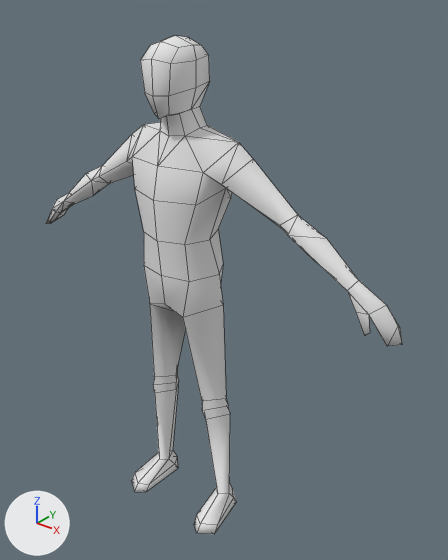
Before and after pictures for a commit that changed the FBX model Assets/Game Elements/Ragdoll Assets/Supporting Elements/Ragdoll Package.fbx.
The view is the same before and after, from a 50 mm camera at (2.25, -2.46, 3.23) aimed at (0.17, 0.14, 1.62). Every picture has the same lights, and +X, +Y and +Z are marked at lower left. Mesh edges are drawn as thin lines.

The first picture shows 'HumanoidBase_NotOverlapping'.
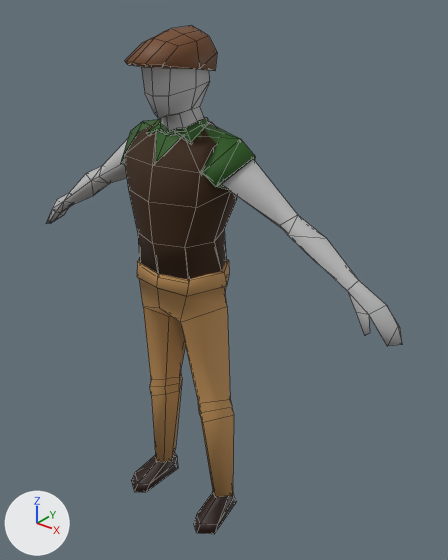
Changed parts and their boxes (x1, y1, x2, y2) in the pictures (448 x 560 px):
'HumanoidBase_NotOverlapping', recoloured (white to grey): (46, 35, 402, 534) in both
'Pants', added: after (137, 259, 234, 497)
'Sweater Vest', added (brown): after (124, 122, 237, 280)
'Shirt', added (green): after (120, 117, 255, 189)
'Hat', added (brown): after (125, 26, 217, 71)
part 1 of me_humanoidbase_notoverlapping, recoloured: (131, 452, 237, 534) in both

What changed in the scene script:
```text
Change mat_humanoid_notoverlapping:
    mat_humanoid_notoverlapping.base_color: (0.8, 0.8, 0.8) -> (0.489, 0.489, 0.489)  # white #e7e7e7 -> grey #bababa
Add mat_shoes:
    mat_shoes = principled_material('Shoes')
    mat_shoes.base_color = (0.0215, 0.00667, 0.00223)  # black #281307
Add mat_shirt:
    mat_shirt = principled_material('Shirt')
    mat_shirt.base_color = (0.0222, 0.107, 0.00952)  # dark green #295c19
    mat_shirt.roughness = 0.676
Add mat_sweater_vest:
    mat_sweater_vest = principled_material('Sweater Vest')
    mat_sweater_vest.base_color = (0.038, 0.0133, 0.0)  # brown #371e00
    mat_sweater_vest.roughness = 0.865
Add mat_pants:
    mat_pants = principled_material('Pants')
    mat_pants.base_color = (0.571, 0.308, 0.106)  # orange #c7975c
    mat_pants.roughness = 0.681
Add mat_hat:
    mat_hat = principled_material('Hat')
    mat_hat.base_color = (0.167, 0.0603, 0.0157)  # brown #724522
    mat_hat.roughness = 0.573
Change me_humanoidbase_notoverlapping:
    where me_humanoidbase_notoverlapping.from_pydata(...)  # 203 vertices, 246 faces; spans x -1.33..1.33, y -0.3..0.17, z 0.0..2.97
    used by ob_humanoidbase_notoverlapping; location = (0.002, 0.0, 0.0)
    me_humanoidbase_notoverlapping part 1: all 32 faces centred in x -0.35..0.35, y -0.26..0.09, z 0.0..0.09 switch from mat_humanoid_notoverlapping (white #e7e7e7) to mat_shoes (black #281307)
Add me_humanoidbase_notoverlapping_007:
    me_humanoidbase_notoverlapping_007.from_pydata(...)  # 138 vertices, 170 faces; spans x -0.448..0.448, y -0.269..0.187, z 1.724..2.573
    me_humanoidbase_notoverlapping_007.materials.append(mat_shirt)  # dark green #295c19
Add me_humanoidbase_notoverlapping_008:
    me_humanoidbase_notoverlapping_008.from_pydata(...)  # 82 vertices, 94 faces; spans x -0.313..0.313, y -0.284..0.195, z 1.723..2.549
    me_humanoidbase_notoverlapping_008.materials.append(mat_sweater_vest)  # brown #371e00
Add me_humanoidbase_notoverlapping_006:
    me_humanoidbase_notoverlapping_006.from_pydata(...)  # 166 vertices, 170 faces; spans x -0.35..0.35, y -0.26..0.22, z 0.13..1.77
    me_humanoidbase_notoverlapping_006.materials.append(mat_pants)  # orange #c7975c
Add me_humanoidbase_notoverlapping_005:
    me_humanoidbase_notoverlapping_005.from_pydata(...)  # 64 vertices, 64 faces; spans x -0.157..0.157, y -0.338..0.165, z 2.801..3.014
    me_humanoidbase_notoverlapping_005.materials.append(mat_hat)  # brown #724522
Add ob_shirt:
    ob_shirt = bpy.data.objects.new('Shirt', me_humanoidbase_notoverlapping_007)
    ob_shirt.location = (0.002, 0.0, 0.0)
Add ob_sweater_vest:
    ob_sweater_vest = bpy.data.objects.new('Sweater Vest', me_humanoidbase_notoverlapping_008)
    ob_sweater_vest.location = (0.002, 0.0, 0.0)
Add ob_pants:
    ob_pants = bpy.data.objects.new('Pants', me_humanoidbase_notoverlapping_006)
    ob_pants.location = (0.002, 0.0, 0.0)
Add ob_hat:
    ob_hat = bpy.data.objects.new('Hat', me_humanoidbase_notoverlapping_005)
    ob_hat.location = (0.002, 0.0, 0.0)
```
